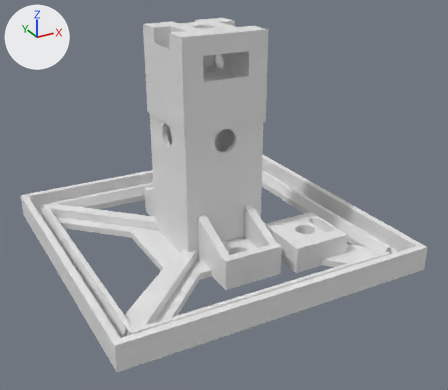
The Blender file blender/rgb_led_cube_v6.blend: old version first, new version second.
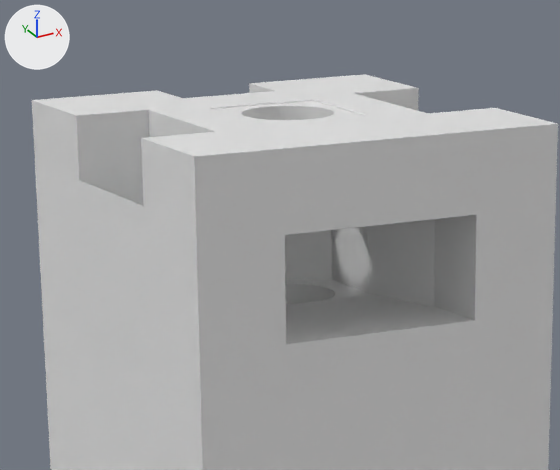
The first picture shows the older version from a 50 mm lens placed at (-62.2, -122.0, 31.4), pointed at (1.3, -6.5, -26.4). The close-ups show both versions on the part from 30% to 60% of the width and 0% to 29% of the height of that picture. The axes (+X, +Y, +Z) are drawn at upper left. The lights are the same throughout.

Objects in the first close-up: 'inner_pilon_prim'.
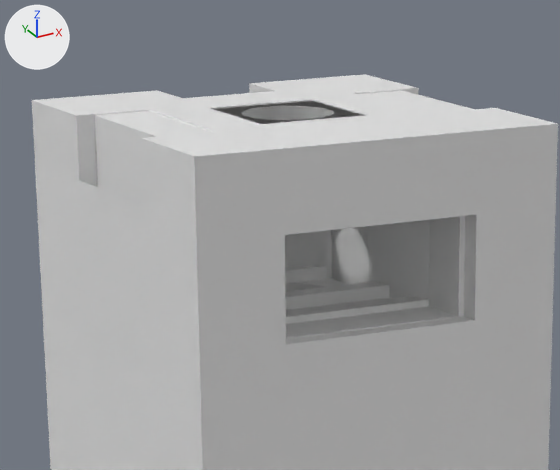
Not drawn themselves, but carrying or shaping drawn objects: ob_screw_top_mount_shell, ob_screw_top_mount_shell_bridge1, ob_screw_top_mount_shell_bridge2, ob_screw_top_mount_shell_bridge3, ob_screw_top_mount_shell_bridge4.

The change, as a diff of the scene's bpy script:
```diff
--- a/blender/rgb_led_cube_v6.blend.py
+++ b/blender/rgb_led_cube_v6.blend.py
@@ me_cube_004 @@
+me_cube_004.from_pydata(...)  # a box spanning x -1.0..1.0, y -5.1..5.1, z -1.0..-0.3
@@ me_cube_008 @@
+me_cube_008.from_pydata(...)  # a box spanning x -1.0..1.0, y -5.1..5.1, z -1.3..-0.3
@@ ob_screw_top_mount_shell @@
 ob_screw_top_mount_shell.rotation_euler = (3.142, 0.0, 1.571)  # degrees (180, 0, 90)
+_m = ob_screw_top_mount_shell.modifiers.new('Boolean', 'BOOLEAN')
+_m.object = ob_screw_top_mount_shell_bridge2
+_m.operation = 'UNION'
+_m = ob_screw_top_mount_shell.modifiers.new('Boolean.001', 'BOOLEAN')
+_m.object = ob_screw_top_mount_shell_bridge1
+_m.operation = 'UNION'
+_m = ob_screw_top_mount_shell.modifiers.new('Boolean.002', 'BOOLEAN')
+_m.object = ob_screw_top_mount_shell_bridge3
+_m.operation = 'UNION'
+_m = ob_screw_top_mount_shell.modifiers.new('Boolean.003', 'BOOLEAN')
+_m.object = ob_screw_top_mount_shell_bridge4
+_m.operation = 'UNION'
 ob_screw_top_mount_shell.hide_set(True)
@@ ob_screw_nut_mount_applied_without_align @@
 ob_screw_nut_mount_applied_without_align.location = (0.0, 0.0, 0.0)
-ob_screw_nut_mount_applied_without_align.hide_set(True)
@@ ob_screw_top_mount_shell_bridge2 @@
+ob_screw_top_mount_shell_bridge2 = bpy.data.objects.new('screw_top_mount_shell_bridge2', me_cube_004)
+ob_screw_top_mount_shell_bridge2.location = (13.8, -17.0, -37.3)
+ob_screw_top_mount_shell_bridge2.hide_set(True)
@@ ob_screw_top_mount_shell_bridge1 @@
+ob_screw_top_mount_shell_bridge1 = bpy.data.objects.new('screw_top_mount_shell_bridge1', me_cube_004.copy())
+ob_screw_top_mount_shell_bridge1.location = (20.66, -17.0, -37.3)
+ob_screw_top_mount_shell_bridge1.hide_set(True)
@@ ob_screw_top_mount_shell_bridge4 @@
+ob_screw_top_mount_shell_bridge4 = bpy.data.objects.new('screw_top_mount_shell_bridge4', me_cube_008)
+ob_screw_top_mount_shell_bridge4.location = (17.23, -20.43, -37.3)
+ob_screw_top_mount_shell_bridge4.rotation_euler = (0.0, 0.0, 1.571)  # degrees (0, 0, 90)
+ob_screw_top_mount_shell_bridge4.hide_set(True)
@@ ob_screw_top_mount_shell_bridge3 @@
+ob_screw_top_mount_shell_bridge3 = bpy.data.objects.new('screw_top_mount_shell_bridge3', me_cube_008.copy())
+ob_screw_top_mount_shell_bridge3.location = (17.23, -13.57, -37.3)
+ob_screw_top_mount_shell_bridge3.rotation_euler = (0.0, 0.0, 1.571)  # degrees (0, 0, 90)
+ob_screw_top_mount_shell_bridge3.hide_set(True)
```

Pixel boxes [x1, y1, x2, y2] of what changed, in the close-ups (560 x 470 px):
'screw_nut_mount_applied_without_align', shown: after [95, 91, 474, 339]
